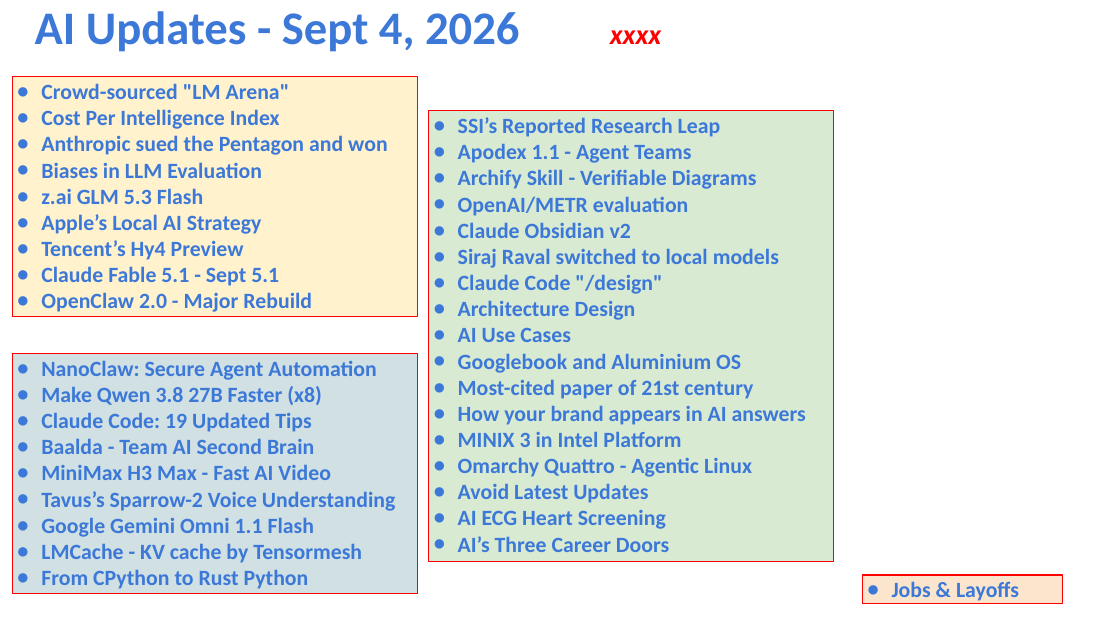
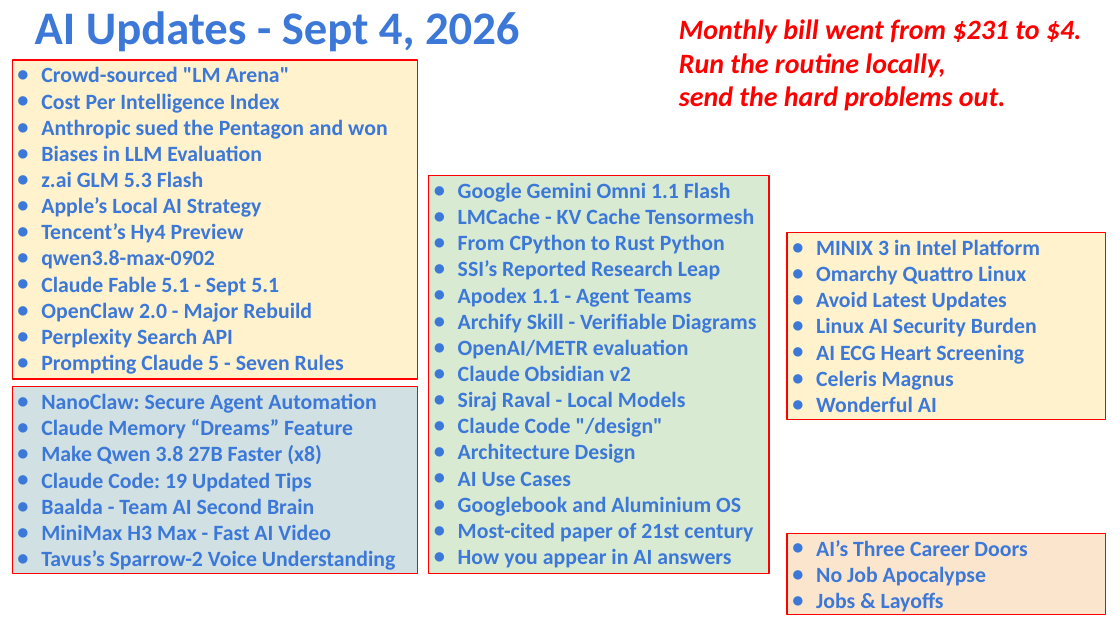
Before and after one commit to lselector/seminar, a slide deck: slide 1 of 2026/2026-09-04-AI-Updates.pptx. Drawn at 1120x630 pixels with LibreOffice and Linux fonts; fonts in the diff are those of the drawing. Boxes give left, top, right and bottom in pixels: in the first picture for what was removed or moved away, otherwise in the second. Text is boxed around its words. In the diff, an @@ line names an element or a change of style, - is before the commit and + after.

```diff
--- a/2026/2026-09-04-AI-Updates.pptx
+++ b/2026/2026-09-04-AI-Updates.pptx
@@ text at [679, 19, 1082, 111]: text changed @@
-xxxx
+Monthly bill went from $231 to $4.
+Run the routine locally,
+send the hard problems out.
@@ rectangle "Crowd-sourced "LM Arena"": place and size @@
-rectangle "Crowd-sourced "LM Arena"" at [12, 77, 418, 317]
+rectangle "Crowd-sourced "LM Arena"" at [12, 60, 418, 380]
@@ rectangle "Google Gemini Omni 1.1 Flash": place and size @@
-rectangle "Google Gemini Omni 1.1 Flash" at [429, 111, 834, 562]
+rectangle "Google Gemini Omni 1.1 Flash" at [429, 176, 769, 575]
@@ text in rectangle at [458, 182, 754, 254]: paragraphs added @@
+● Google Gemini Omni 1.1 Flash
+● LMCache - KV Cache Tensormesh
+● From CPython to Rust Python
@@ rectangle added at [787, 233, 1105, 420], fill #FFF2CC, outline #FF0000 0.75 pt, 14 pt, text #3C78D8, bold @@
+● MINIX 3 in Intel Platform
+● Omarchy Quattro Linux
+● Avoid Latest Updates
+● Linux AI Security Burden
+● AI ECG Heart Screening
+● Celeris Magnus
+● Wonderful AI
@@ text in rectangle at [41, 250, 215, 269]: paragraph added @@
+● qwen3.8-max-0902
@@ text in rectangle at [41, 328, 344, 374]: paragraphs added @@
+● Perplexity Search API
+● Prompting Claude 5 - Seven Rules
@@ rectangle "NanoClaw: Secure Agent Automation": place and size @@
-rectangle "NanoClaw: Secure Agent Automation" at [12, 354, 418, 594]
+rectangle "NanoClaw: Secure Agent Automation" at [12, 386, 418, 573]
@@ text in rectangle at [41, 419, 353, 439]: paragraph added @@
+● Claude Memory “Dreams” Feature
@@ text in rectangle at [458, 391, 686, 411]: text changed @@
-● Siraj Raval switched to local models
+● Siraj Raval - Local Models
@@ text in rectangle at [41, 517, 362, 589]: paragraphs removed @@
-● Google Gemini Omni 1.1 Flash
-● LMCache - KV cache by Tensormesh
-● From CPython to Rust Python
@@ rectangle "AI’s Three Career Doors": place and size @@
-rectangle "AI’s Three Career Doors" at [862, 575, 1063, 604]
+rectangle "AI’s Three Career Doors" at [787, 533, 1105, 615]
@@ text in rectangle at [458, 549, 731, 568]: text changed @@
-● How your brand appears in AI answers
-● MINIX 3 in Intel Platform
-● Omarchy Quattro - Agentic Linux
-● Avoid Latest Updates
-● AI ECG Heart Screening
-● AI’s Three Career Doors
+● How you appear in AI answers
@@ text in rectangle at [816, 540, 1027, 586]: paragraphs added @@
+● AI’s Three Career Doors
+● No Job Apocalypse
```
Also in this commit, not shown: 7 other slides changed, 2 slides added.
